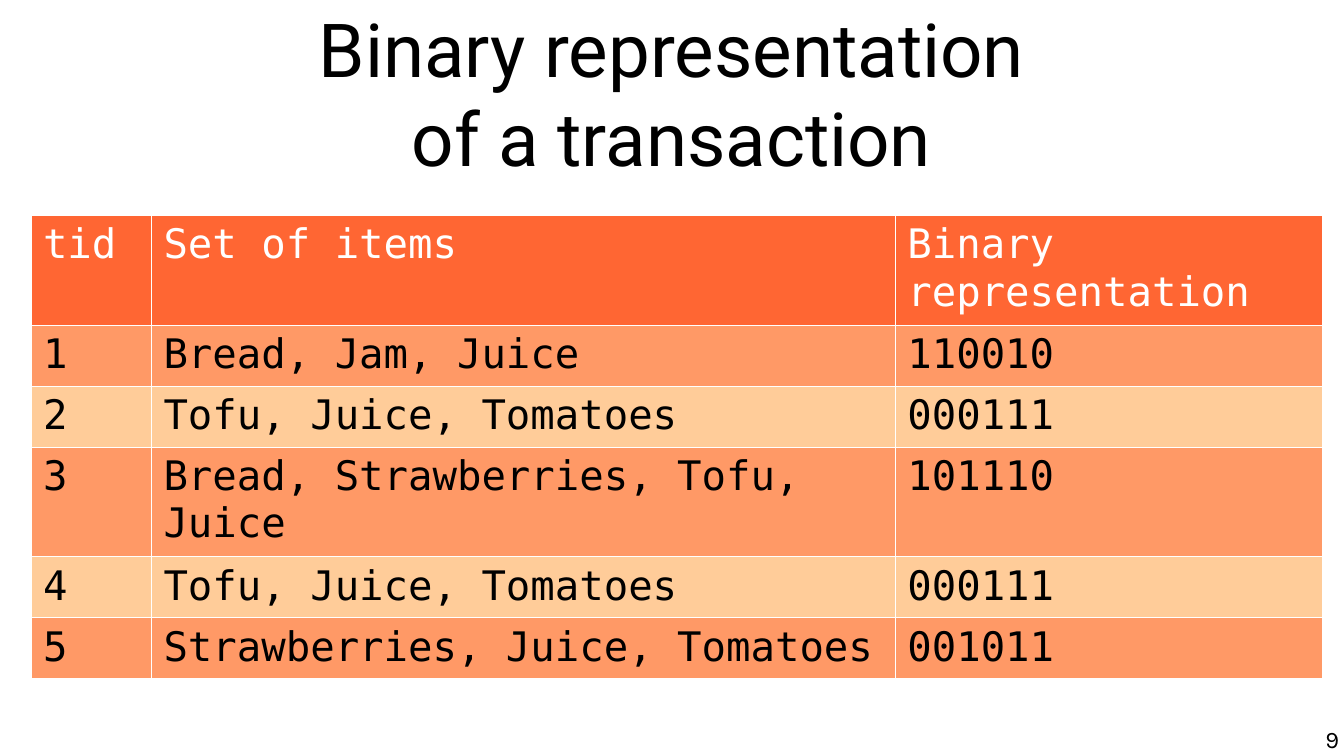
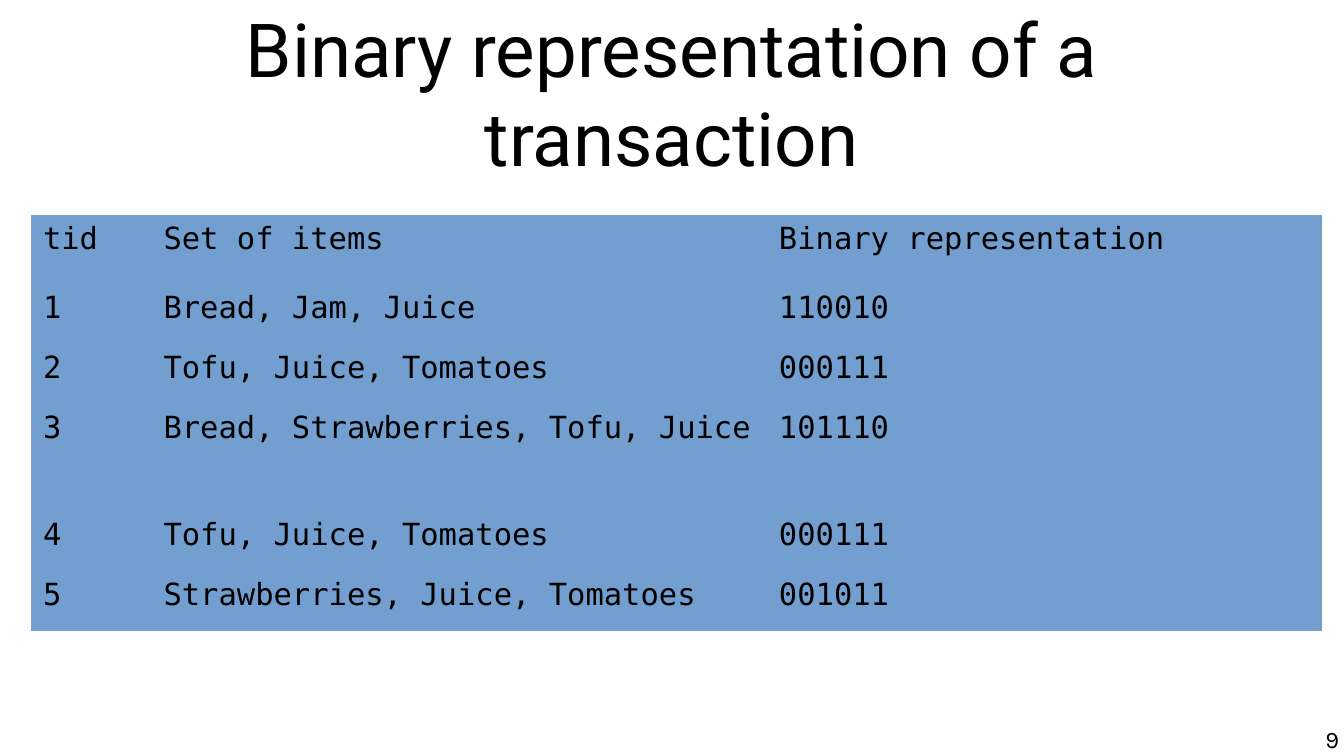
Before and after one commit to chatox/data-mining-course, a slide deck: slide 9 of theory/odp/tt11_itemsets.odp. Drawn at 1344x756 pixels with LibreOffice and Linux fonts; fonts in the diff are those of the drawing. Boxes give left, top, right and bottom in pixels: in the first picture for what was removed or moved away, otherwise in the second. Text is boxed around its words. In the diff, an @@ line names an element or a change of style, - is before the commit and + after.

```diff
--- a/theory/odp/tt11_itemsets.odp
+++ b/theory/odp/tt11_itemsets.odp
@@ title "Binary representation of a transaction" rewrapped from bbox=[319, 23, 1024, 167] to bbox=[246, 20, 1096, 167] @@
@@ table at bbox=[30, 215, 1322, 631] @@
@@ fill #FF6633 to #729FCF in row 1 @@
@@ fill #FF9966 to #729FCF in 9 cells @@
@@ fill #FFCC99 to #729FCF in 6 cells @@
@@ size 24 to 18 pt @@
@@ text colour #FFFFFF to #000000 in "tid", "Set of items", "Binary representation" @@
@@ borders changed @@
```
Also in this commit, not shown: 17 other slides changed, 3 slides added, 2 other files.
